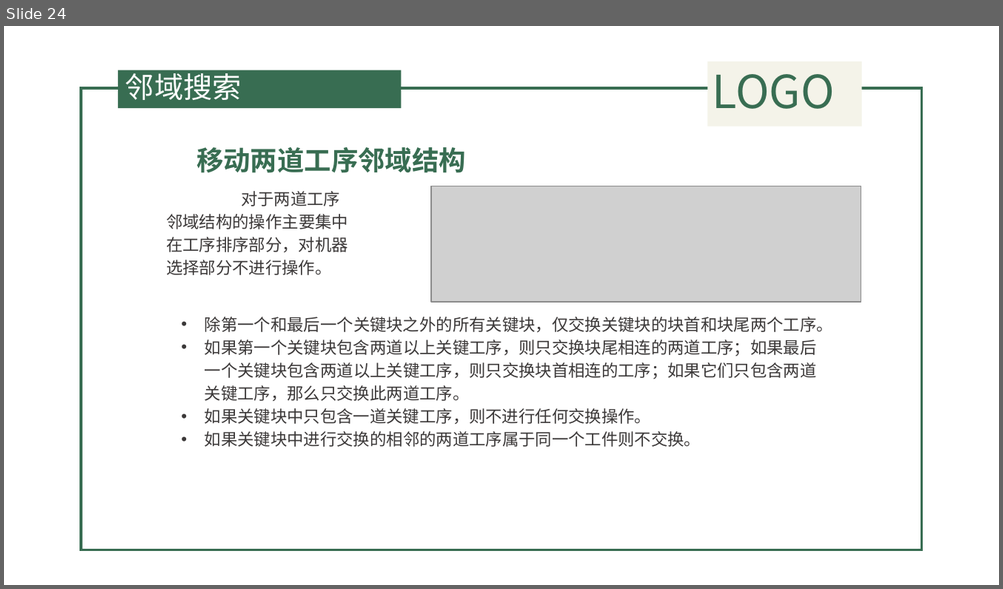
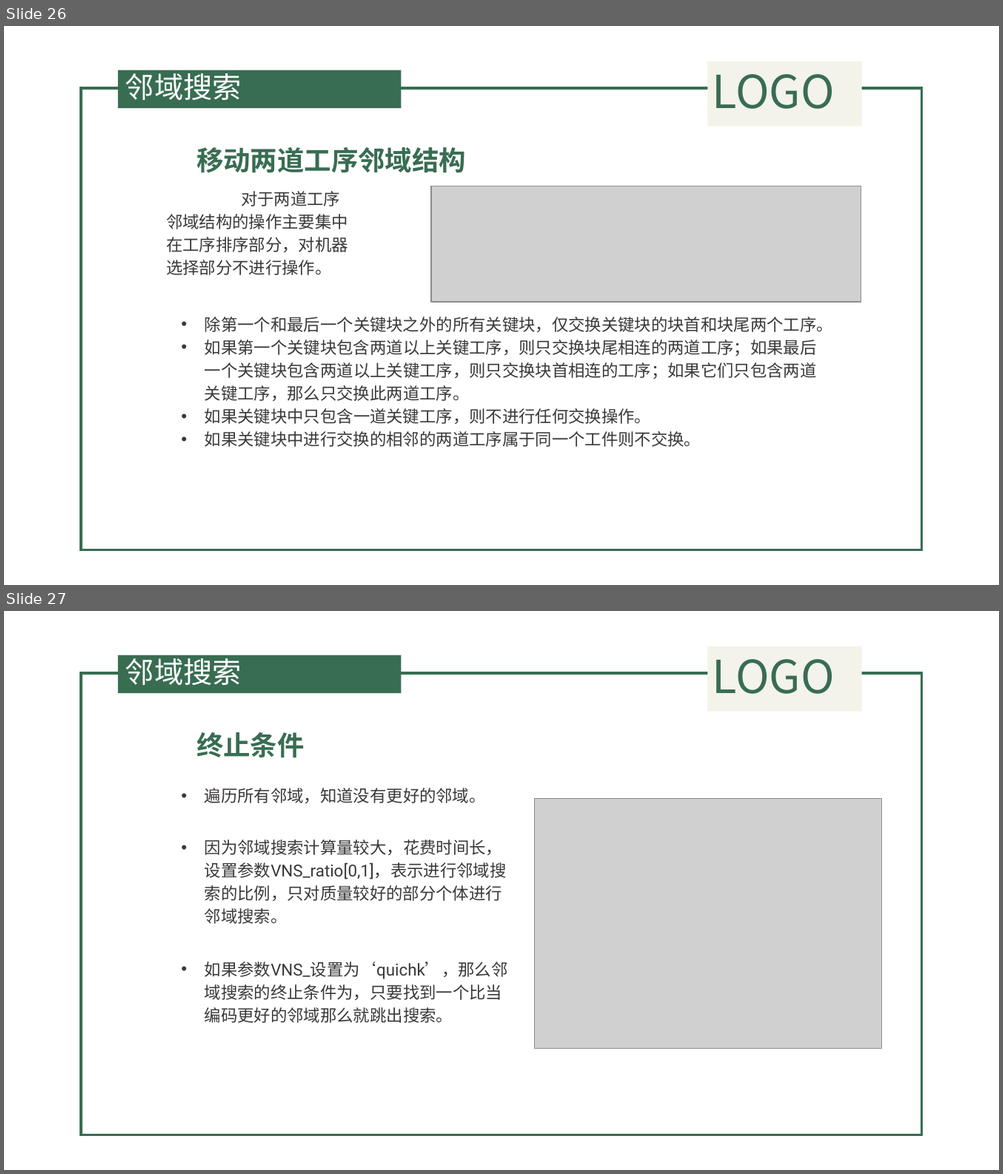
Before and after one commit to QuanQuan6/copy2, a slide deck: 遗传算法.pptx. Shown one above the other, each under a label of ours: slide 24 before the commit, slides 26 and 27 after it. The pictures are 1003x589 and 1003x1174 pixels, drawn with LibreOffice and Linux fonts; fonts in the diff are those of the drawing; grey boxes stand for pictures; background and template pictures are left out. Boxes give left, top, right and bottom in pixels: in the first picture for what was removed or moved away, otherwise in the second. Text is boxed around its words. In the diff, an @@ line names an element or a change of style, - is before the commit and + after.

```diff
--- a/遗传算法.pptx
+++ b/遗传算法.pptx
@@ slide 27 added at box(4, 611, 999, 1170), background picture (left out); not listed: 4 template elements that a slide beside it also shows @@
@@ title added at box(125, 653, 242, 685), 28 pt, text #FFFFFF @@
+邻域搜索
@@ text added at box(196, 732, 304, 758), 26 pt, text #386D52, bold @@
+终止条件
@@ text added at box(205, 788, 486, 803), 16 pt, text #3B3838 @@
+• 遍历所有邻域，知道没有更好的邻域。
@@ picture added at box(535, 798, 882, 1049) @@
@@ text added at box(205, 840, 506, 924), 16 pt, text #3B3838 @@
+• 因为邻域搜索计算量较大，花费时间长，设置参数VNS_ratio[0,1]，表示进行邻域搜索的比例，只对质量较好的部分个体进行邻域搜索。
@@ text added at box(205, 962, 508, 1023), 16 pt, text #3B3838 @@
+• 如果参数VNS_设置为‘quichk’，那么邻域搜索的终止条件为，只要找到一个比当编码更好的邻域那么就跳出搜索。
@@ what was slide 24 is now slide 26 @@
```
Also in this commit, not shown: 4 slides changed, 5 other slides added, 13 slides removed, 3 other files.
